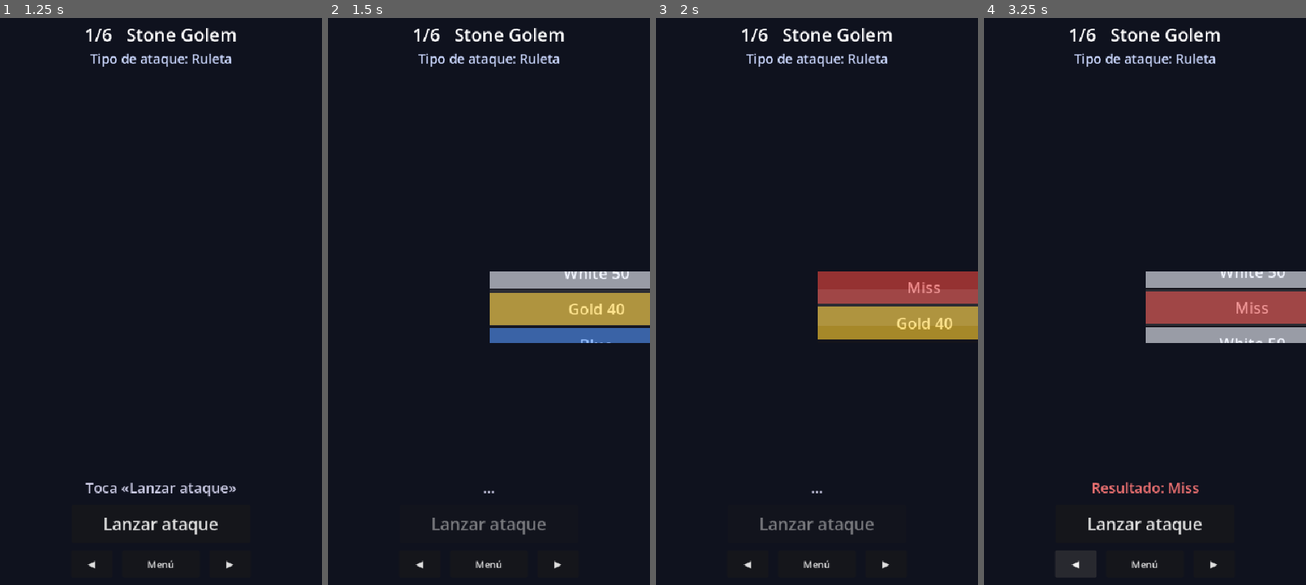
Above: before the commit, frames 1-4 (left to right).
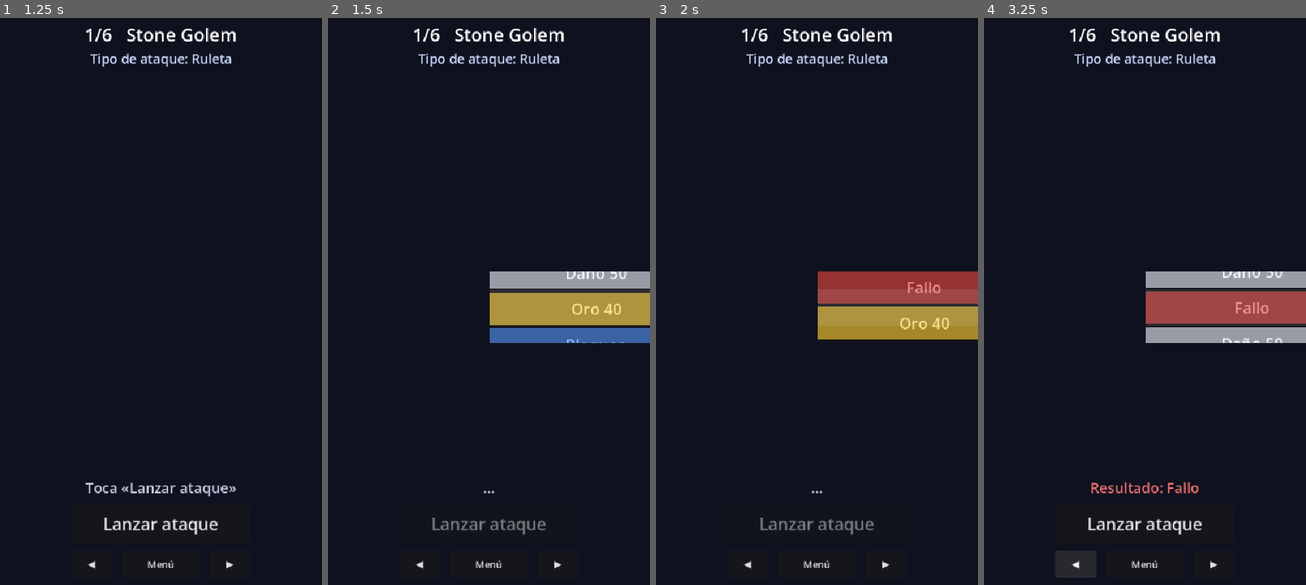
Above: after the commit, the same moments.

Repository: GStyleM562/NodeChess
Game: Godot game, scene res://scenes/main_menu.tscn
The game is run twice, just before and just after one commit, with the same random seed, the same clock (stepped at 60 frames per second) and the same inputs.
Inputs (mouse positions are in pixels of both pictures, inside the frame that each line leads up to):
- Up to frame 1 (1.25 s): click "Probar ataques" at 0.5 s
- Up to frame 2 (1.5 s): click "Lanzar ataque" at 1.25 s
- Up to frame 3 (2 s): no input
- Up to frame 4 (3.25 s): tap Enter at 2 s; move the mouse to (1215, 267) at 2.02 s; hold Right 2.03-2.75 s; click (1215, 267) at 2.17 s; tap Space at 2.27 s; click "◀" at 2.75 s

Frame 1 is identical in both runs. In frame 2, 0.4% of the frame differs, in the area x 73-94%, y 44-58%; in frame 3, 0.3%; in frame 4, 0.7%, in the area x 33-94%, y 44-84%.

Commit message:
Coin: real toss (rises in an arc, two faces each with its attack, lands on result). Labels show attack NAMES (Dano/Oro/Bloqueo/<efecto>/Fallo) instead of colour words; colour conveyed by cell colour

Diff:
--- a/game/scripts/AttackTester.gd
+++ b/game/scripts/AttackTester.gd
@@ -173,24 +173,43 @@
 		(lbl as Label).modulate = col.lightened(0.45)
 
 # --------------------------------------------------------------- coin
+## A real coin toss: the coin RISES in an arc and falls back down, flipping the
+## whole time. It has TWO faces (heads/tails = the two main attacks); you see both
+## alternate while it spins, and it lands on the rolled result.
 func _coin(pool: Array, result: Dictionary) -> void:
-	var coin := _mk_shape(result, 160, true)
-	coin.set_anchors_preset(Control.PRESET_CENTER)
+	var faces := _two_faces(pool)
+	var coin := _mk_shape(faces[0], 160, true)
 	_stage.add_child(coin)
 	await get_tree().process_frame
 	coin.pivot_offset = coin.size * 0.5
-	for i in 8:
-		await _flip(coin, pool[randi() % pool.size()], true, 0.07)
-	await _flip(coin, result, true, 0.13)
-
-func _flip(shape: Panel, seg: Dictionary, circle: bool, t: float) -> void:
-	var t1 := create_tween()
-	t1.tween_property(shape, "scale:y", 0.06, t)
-	await t1.finished
-	_set_shape(shape, seg, circle)
-	var t2 := create_tween()
-	t2.tween_property(shape, "scale:y", 1.0, t)
-	await t2.finished
+	var base := _stage.size * 0.5 - coin.size * 0.5
+	coin.position = base
+	var arc := 190.0
+	var n := 12
+	for i in n:
+		var phase := float(i + 1) / float(n)
+		var y := base.y - arc * sin(PI * phase)        # up then back down
+		var face: Dictionary = result if i == n - 1 else faces[i % 2]
+		var t1 := create_tween().set_parallel(true)
+		t1.tween_property(coin, "scale:y", 0.07, 0.06)
+		t1.tween_property(coin, "position:y", (coin.position.y + y) * 0.5, 0.06)
+		await t1.finished
+		_set_shape(coin, face, true)
+		var t2 := create_tween().set_parallel(true)
+		t2.tween_property(coin, "scale:y", 1.0, 0.06)
+		t2.tween_property(coin, "position:y", y, 0.06)
+		await t2.finished
+	var land := create_tween().set_ease(Tween.EASE_OUT).set_trans(Tween.TRANS_BOUNCE)
+	land.tween_property(coin, "position:y", base.y, 0.3)
+	await land.finished
+
+## The two highest-weight segments = the coin's two faces (heads / tails).
+func _two_faces(pool: Array) -> Array:
+	var s := pool.duplicate()
+	s.sort_custom(func(a, b): return float(a.get("w", 1.0)) > float(b.get("w", 1.0)))
+	if s.size() >= 2:
+		return [s[0], s[1]]
+	return [s[0], s[0]]
 
 # --------------------------------------------------------------- die
 func _die(pool: Array, result: Dictionary) -> void:
--- a/game/scripts/Combat.gd
+++ b/game/scripts/Combat.gd
@@ -68,19 +68,25 @@
 		out["effect"] = "Bloqueo"
 	return out
 
-## Human-readable label for a rolled segment (for the result UI).
+## Human-readable name of the attack (NOT the colour word). The colour is shown by
+## the cell/coin colour; the text describes what the attack does. A segment may
+## override it with a "name" field.
 static func label(s: Dictionary) -> String:
+	if s.has("name"):
+		return String(s["name"])
 	match String(s.get("col", "red")):
 		"white":
-			return "White %d" % int(s.get("pow", 0))
+			return "Daño %d" % int(s.get("pow", 0))
 		"gold":
-			return "Gold %d" % int(s.get("pow", 0))
+			return "Oro %d" % int(s.get("pow", 0))
 		"purple":
-			return "Purple " + "★".repeat(int(s.get("stars", 1)))
+			var stars := "★".repeat(int(s.get("stars", 1)))
+			var base := String(s["fx"]) if s.has("fx") else "Especial"
+			return base + " " + stars
 		"blue":
-			return "Blue"
+			return "Bloqueo"
 		_:
-			return "Miss"
+			return "Fallo"
 
 static func color_of(s: Dictionary) -> Color:
 	match String(s.get("col", "red")):
